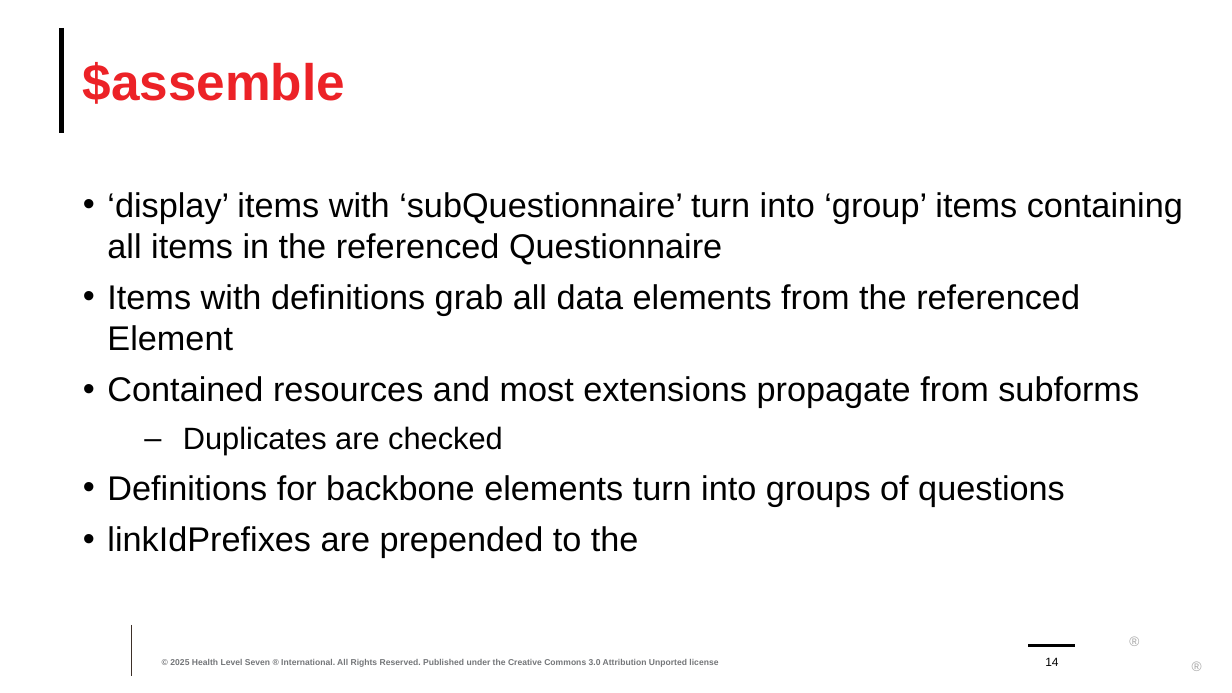
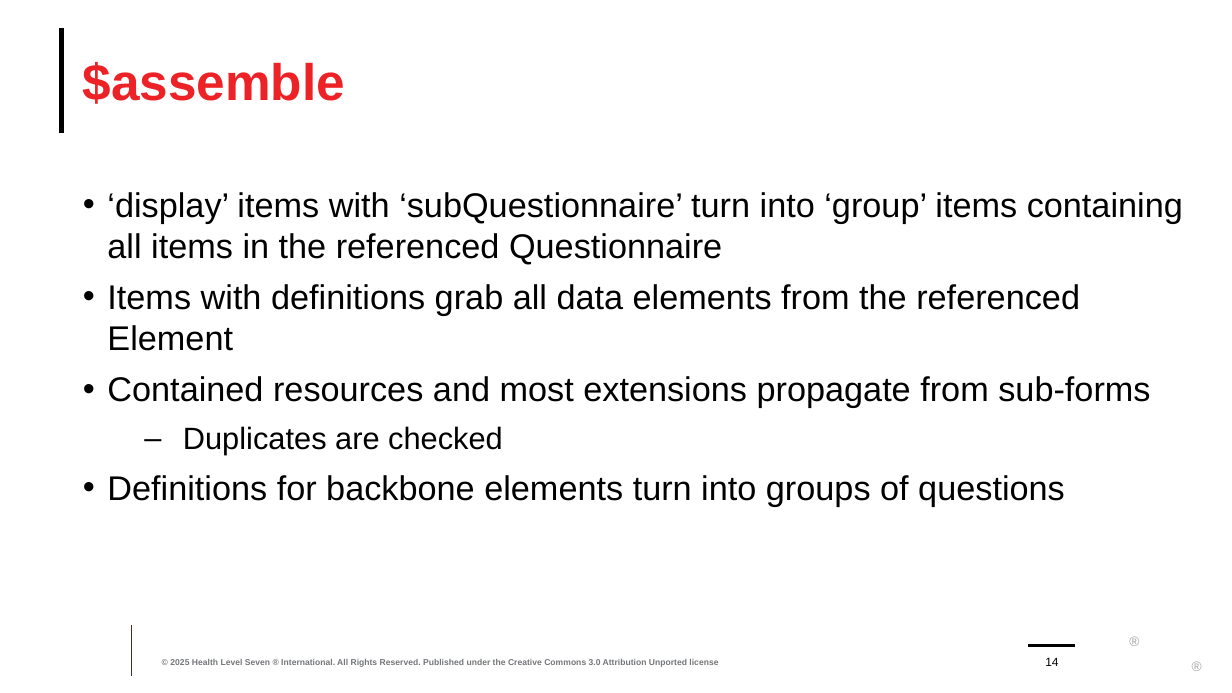
Before and after one commit to FHIR/documents, a slide deck: slide 14 of presentations/sdc/8-SDC-Modular-and-Derived-Forms.pptx. Drawn at 1232x693 pixels with LibreOffice and Linux fonts; fonts in the diff are those of the drawing; background and template pictures are left out. Boxes give left, top, right and bottom in pixels: in the first picture for what was removed or moved away, otherwise in the second. Text is boxed around its words. In the diff, an @@ line names an element or a change of style, - is before the commit and + after.

```diff
--- a/presentations/sdc/8-SDC-Modular-and-Derived-Forms.pptx
+++ b/presentations/sdc/8-SDC-Modular-and-Derived-Forms.pptx
@@ text at bbox=[107, 376, 1150, 408]: text changed @@
-• Contained resources and most extensions propagate from subforms
+• Contained resources and most extensions propagate from sub-forms
@@ text at bbox=[107, 526, 639, 558]: paragraph removed @@
-• linkIdPrefixes are prepended to the
```
Also in this commit, not shown: 1 other slide changed, 4 other files.
